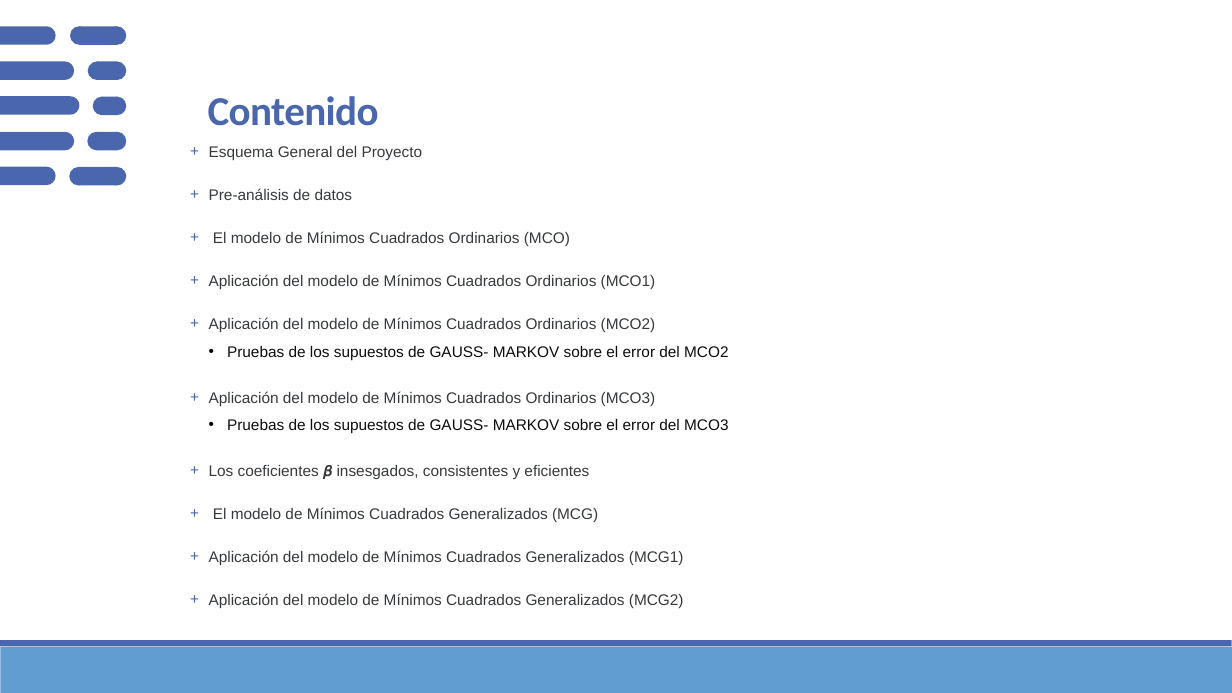
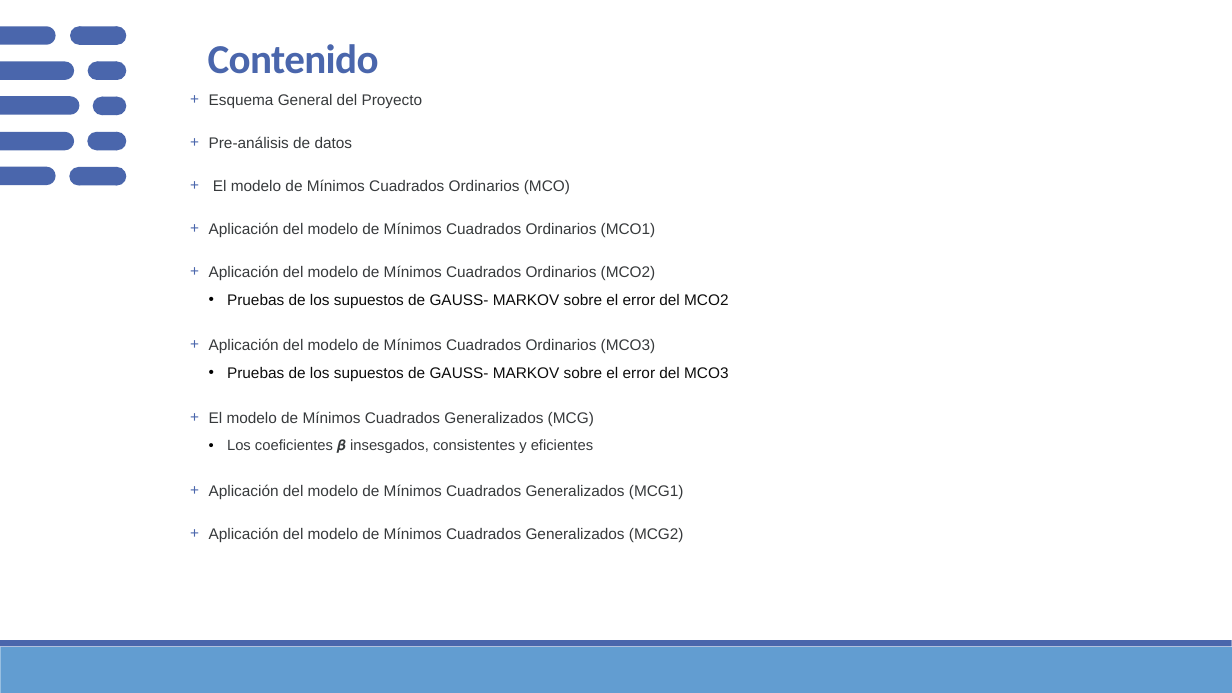
Before and after one commit to Sergio-Ibarra-1795/MIS_Regresion_GitHub, a slide deck: slide 2 of Mod_Lineales_Examen_a_casa_v1_1.pptx. Drawn at 1232x693 pixels with LibreOffice and Linux fonts; fonts in the diff are those of the drawing. Boxes give left, top, right and bottom in pixels: in the first picture for what was removed or moved away, otherwise in the second. Text is boxed around its words. In the diff, an @@ line names an element or a change of style, - is before the commit and + after.

```diff
--- a/Mod_Lineales_Examen_a_casa_v1_1.pptx
+++ b/Mod_Lineales_Examen_a_casa_v1_1.pptx
@@ title "Contenido": place and size @@
-title "Contenido" at [208,96,379,126]
+title "Contenido" at [208,44,379,74]
@@ text "Esquema General del Proyecto": place and size @@
-text "Esquema General del Proyecto" at [209,146,728,608]
+text "Esquema General del Proyecto" at [209,94,728,499]
@@ text at [209,411,594,426]: paragraph added @@
++ El modelo de Mínimos Cuadrados Generalizados (MCG)
@@ text at [227,439,593,453]: size 12 to 11.5 pt in "Los coeficientes 𝜷 insesgados, consistentes y eficientes"; bullet + to •; list level 1 to 2 in "Los coeficientes 𝜷 insesgados, consistentes ..."; bullet colour #4A66AC to #000000 @@
@@ text at [213,507,598,522]: paragraph removed @@
-+ El modelo de Mínimos Cuadrados Generalizados (MCG)
```
Also in this commit, not shown: 4 other slides changed, 2 slides added, 2 other files.
